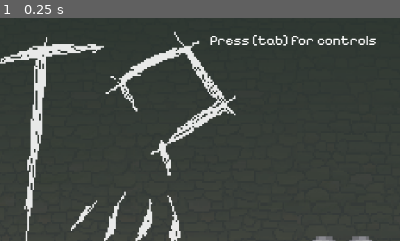
Above: before the commit, frame 1.
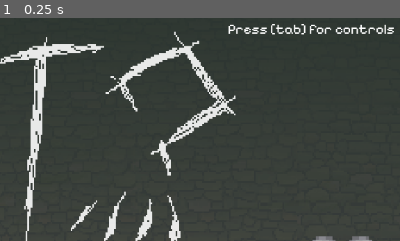
Above: after the commit, the same moment.

Repository: ej31415/Rat
Game: Godot game, scene res://main.tscn
Two runs of this game, one before a commit and one after it. Both use one fixed random seed, a clock stepped at 60 frames per second and the inputs below. Video files are missing from this copy of the repository; at most half a second of black plays in their place.
Inputs:
- Up to frame 1 (0.25 s): no input
The pictures show only the part of the screen within x 50-100%, y 0-50%; the shares and areas given below are measured in that part.

The runs differ from the first frame. In frame 1, 1.7% of the frame differs, in the area x 52-99%, y 2-13%.

Commit message:
scoreboard bigger

Diff:
--- a/main.tscn
+++ b/main.tscn
@@ -26,13 +26,9 @@
 [ext_resource type="Script" path="res://help_dialog.gd" id="89_6vxhg"]
 [ext_resource type="Texture2D" uid="uid://yo2css7gn6y0" path="res://assets/Brown Mouse/Front/Brown front step left.png" id="90_muood"]
 [ext_resource type="Texture2D" uid="uid://rbqtpvbk8ytd" path="res://assets/UI Sprites/right_arrow.png" id="90_pnvh2"]
-[ext_resource type="Texture2D" uid="uid://cxwghgrnp7qcb" path="res://assets/Brown Mouse/Brown head.png" id="90_yerap"]
-[ext_resource type="Texture2D" uid="uid://mwt3ploj152k" path="res://assets/Gray Mouse/Gray head.png" id="91_58q8h"]
 [ext_resource type="Texture2D" uid="uid://cubvfbgohpio3" path="res://assets/Brown Mouse/Attack/Red knife 2.png" id="91_wbe5m"]
-[ext_resource type="Texture2D" uid="uid://o8dc0qtkkpae" path="res://assets/Strawberry Blonde Mouse/Sb mouse head.png" id="92_d7uxc"]
 [ext_resource type="Texture2D" uid="uid://bihxa3fs8umja" path="res://assets/Strawberry Blonde Mouse/Shoot/Blue gun front.png" id="92_ql6vx"]
 [ext_resource type="Texture2D" uid="uid://dm05pyoxhtnuq" path="res://assets/UI/Gun icon.png" id="93_jk6us"]
-[ext_resource type="Texture2D" uid="uid://cy4m6rpentofe" path="res://assets/Tan Mouse/Tan head.png" id="93_mcssf"]
 [ext_resource type="Texture2D" uid="uid://bm0e3q780eblu" path="res://assets/UI/Knife icon no blood.png" id="94_i526h"]
 
 [sub_resource type="TileSetAtlasSource" id="TileSetAtlasSource_1oqjg"]
@@ -814,10 +810,10 @@
 anchors_preset = 1
 anchor_left = 1.0
 anchor_right = 1.0
-offset_left = -274.0
-offset_top = 24.0
-offset_right = -33.0
-offset_bottom = 49.0
+offset_left = -248.0
+offset_top = 8.0
+offset_right = -7.0
+offset_bottom = 33.0
 grow_horizontal = 0
 theme_override_fonts/font = ExtResource("10_dpgvo")
 theme_override_font_sizes/font_size = 20
@@ -827,55 +823,63 @@
 visible = false
 
 [node name="GrayHead" type="Sprite2D" parent="HUD/ScoreBoard"]
-modulate = Color(0.917647, 0.756863, 0, 1)
-position = Vector2(1047.5, 69.5)
-scale = Vector2(0.214844, 0.214844)
-texture = ExtResource("91_58q8h")
+modulate = Color(0.713726, 0.584314, 0, 1)
+position = Vector2(1047.5, 64.5)
+scale = Vector2(0.25, 0.25)
+texture = ExtResource("26_csx1t")
 
 [node name="SBHead" type="Sprite2D" parent="HUD/ScoreBoard"]
-modulate = Color(0.356863, 0.607843, 1, 1)
-position = Vector2(1047.5, 102.5)
-scale = Vector2(0.214844, 0.214844)
-texture = ExtResource("92_d7uxc")
+modulate = Color(0, 0.411765, 0.929412, 1)
+position = Vector2(1047.5, 103.5)
+scale = Vector2(0.25, 0.25)
+texture = ExtResource("26_csx1t")
 
 [node name="TanHead" type="Sprite2D" parent="HUD/ScoreBoard"]
-modulate = Color(0.447059, 0.772549, 0, 1)
-position = Vector2(1047.5, 136.5)
-scale = Vector2(0.214844, 0.214844)
-texture = ExtResource("93_mcssf")
+modulate = Color(0.282353, 0.67451, 0.309804, 1)
+position = Vector2(1047.5, 144.5)
+scale = Vector2(0.25, 0.25)
+texture = ExtResource("26_csx1t")
 
 [node name="BrownHead" type="Sprite2D" parent="HUD/ScoreBoard"]
-modulate = Color(1, 0.596078, 0.576471, 1)
-position = Vector2(1047.5, 170.5)
-scale = Vector2(0.214844, 0.214844)
-texture = ExtResource("90_yerap")
+modulate = Color(1, 0.368627, 0.376471, 1)
+position = Vector2(1047.5, 182.5)
+scale = Vector2(0.25, 0.25)
+texture = ExtResource("26_csx1t")
 
 [node name="GrayPts" type="Label" parent="HUD/ScoreBoard"]
 offset_left = 1070.0
-offset_top = 58.0
-offset_right = 1135.0
-offset_bottom = 81.0
+offset_top = 50.0
+offset_right = 1140.0
+offset_bottom = 80.0
+theme_override_fonts/font = ExtResource("10_dpgvo")
+theme_override_font_sizes/font_size = 25
 text = " 0 pts"
 
 [node name="SBPts" type="Label" parent="HUD/ScoreBoard"]
 offset_left = 1070.0
-offset_top = 91.0
-offset_right = 1135.0
-offset_bottom = 114.0
+offset_top = 89.0
+offset_right = 1140.0
+offset_bottom = 119.0
+theme_override_fonts/font = ExtResource("10_dpgvo")
+theme_override_font_sizes/font_size = 25
 text = " 0 pts"
 
 [node name="TanPts" type="Label" parent="HUD/ScoreBoard"]
 offset_left = 1070.0
-offset_top = 125.0
-offset_right = 1135.0
-offset_bottom = 148.0
+offset_top = 129.0
+offset_right = 1140.0
+offset_bottom = 159.0
+theme_override_fonts/font = ExtResource("10_dpgvo")
+theme_override_font_sizes/font_size = 25
 text = " 0 pts"
 
 [node name="BrownPts" type="Label" parent="HUD/ScoreBoard"]
 offset_left = 1070.0
-offset_top = 159.0
-offset_right = 1135.0
-offset_bottom = 182.0
+offset_top = 169.0
+offset_right = 1140.0
+offset_bottom = 199.0
+theme_override_fonts/font = ExtResource("10_dpgvo")
+theme_override_font_sizes/font_size = 25
 text = " 0 pts"
 
 [node name="Gun" type="Sprite2D" parent="HUD"]
Not shown: 1 places in main.tscn that only renumber resources
